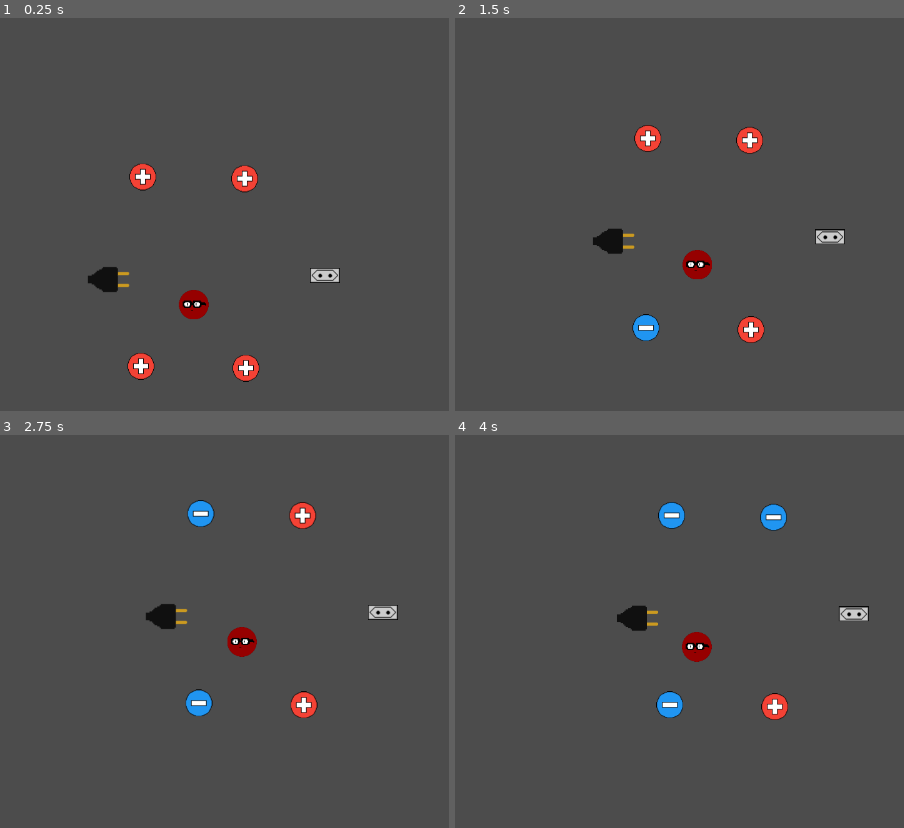
Above: before the commit, frames 1-4 (two rows, left to right).
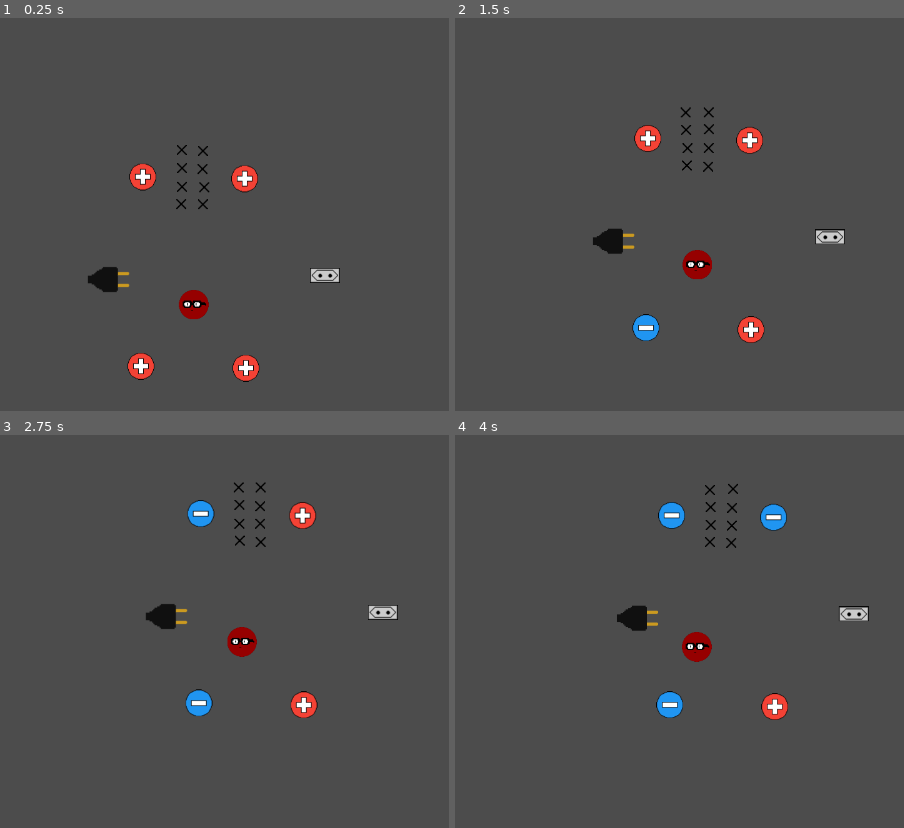
Above: after the commit, the same moments.

Repository: Gamedev-do-Hiroshi/changecharge
Game: Godot game, scene res://scenes/Fase.tscn
The game is run twice, just before and just after one commit, with the same random seed, the same clock (stepped at 60 frames per second) and the same inputs.
Inputs (mouse positions are in pixels of both pictures, inside the frame that each line leads up to):
- Up to frame 1 (0.25 s): no input
- Up to frame 2 (1.5 s): move the mouse to (630, 383) at 0.52 s; click (630, 383) at 0.67 s; move the mouse to (746, 355) at 1.27 s; click (746, 355) at 1.42 s
- Up to frame 3 (2.75 s): move the mouse to (197, 525) at 2.02 s; click (197, 525) at 2.17 s
- Up to frame 4 (4 s): move the mouse to (755, 517) at 2.77 s; click (755, 517) at 2.92 s; move the mouse to (854, 725) at 3.52 s; click (854, 725) at 3.67 s

The runs differ from the first frame. In frame 1, 0.2% of the frame differs, in the area x 39-47%, y 32-49%; in frame 2, 0.2%; in frame 3, 0.2%; in frame 4, 0.2%, in the area x 55-64%, y 12-29%.

Commit message:
Campo magnetico feito em Objetos

Diff:
--- a/Game/scenes/Fase.tscn
+++ b/Game/scenes/Fase.tscn
@@ -47,3 +47,9 @@
 [node name="Tomada" parent="." instance=ExtResource( 4 )]
 position = Vector2( 694.909, 230.263 )
 Objeto = 1
+
+[node name="Campo" parent="." instance=ExtResource( 4 )]
+position = Vector2( 483.117, 73.6705 )
+Objeto = 2
+B = 0.1
+Altura = 100.0
--- a/Game/scenes/Objetos.tscn
+++ b/Game/scenes/Objetos.tscn
@@ -7,11 +7,10 @@
 [sub_resource type="ConcavePolygonShape2D" id=1]
 segments = PoolVector2Array( -34, 4, -7, 20, -34, -4, -4, -20, -33.5, 4, -33.5, -4, -10, -20, 12, -20, -10, 20, 12, 20, 13.5, 18, 13.5, -18, 14, -11, 32, -11, 14, -8, 32, -8, 14, 11, 32, 11, 14, 8, 32, 8 )
 
-[sub_resource type="RectangleShape2D" id=3]
+[sub_resource type="RectangleShape2D" id=2]
 extents = Vector2( 23.5266, 11.5648 )
 
-[sub_resource type="CircleShape2D" id=2]
-radius = 24.1603
+[sub_resource type="RectangleShape2D" id=3]
 
 [node name="Objetos" type="Node2D"]
 script = ExtResource( 1 )
@@ -30,14 +29,12 @@
 texture = ExtResource( 3 )
 
 [node name="Colisao" type="CollisionShape2D" parent="Tomada"]
-shape = SubResource( 3 )
+shape = SubResource( 2 )
 
 [node name="Magnetico" type="Area2D" parent="."]
 
 [node name="Colisao" type="CollisionShape2D" parent="Magnetico"]
-shape = SubResource( 2 )
-
-[node name="Sprite" type="AnimatedSprite" parent="Magnetico"]
+shape = SubResource( 3 )
 [connection signal="body_entered" from="Tomada" to="." method="_on_Tomada_body_entered"]
 [connection signal="body_entered" from="Magnetico" to="." method="_on_Magnetico_body_entered"]
 [connection signal="body_exited" from="Magnetico" to="." method="_on_Magnetico_body_exited"]
--- a/Game/scripts/Objetos.gd
+++ b/Game/scripts/Objetos.gd
@@ -1,3 +1,4 @@
+#tool
 extends Node2D
 
 enum OBJETO {PONTA, TOMADA, MAGNETICO}
@@ -5,6 +6,10 @@
 export(OBJETO) var Objeto = OBJETO.PONTA
 
 export var B = 10.0
+export var Altura = 50.0
+export var Comprimento = 50.0
+
+onready var X = preload("res://scenes/X.tscn")
 
 func _ready():
 
@@ -15,6 +20,30 @@
 	if Objeto != OBJETO.MAGNETICO:
 		$Magnetico.free()
 
+
+	if Objeto == OBJETO.MAGNETICO:
+		$Magnetico/Colisao.shape.extents.x = Comprimento/2
+		$Magnetico/Colisao.shape.extents.y = Altura/2
+		var esp = 20/(abs(B)+10) + 8
+		var nxh = floor((Comprimento + esp)/(16 + esp))
+		var nxv = floor((Altura + esp)/(16 + esp))
+		var H = -Comprimento/2 + 8#(16 + esp)*nxh - esp
+		var V = -Altura/2 + 8 #(16 + esp)*nxv - esp
+		var esph = (Comprimento - 16*nxh)/(nxh - 1)
+		var espv = (Altura - 16*nxv)/(nxv - 1)
+		esp = (esph + espv)/2
+
+#		H = -H/2
+#		V = -V/2
+
+
+		print(nxh, " ", nxv)
+		for i in nxh:
+			for j in nxv:
+				var s = X.instance()
+				s.position = Vector2(H + i*(16 + esph),V + j*(16+ espv))
+				add_child(s)
+		pass
 
 	pass
 
--- a/Game/scripts/Player.gd
+++ b/Game/scripts/Player.gd
@@ -37,6 +37,7 @@
 
 	ace += charge * campo_magnetico * vel.tangent()
 
+
 	if primeira_passada:
 		ant_ace = ace
 		primeira_passada = false
